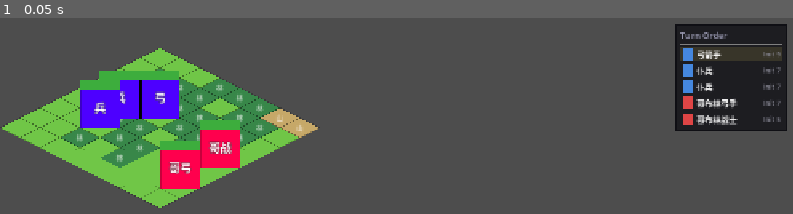
Above: before the commit, frame 1.
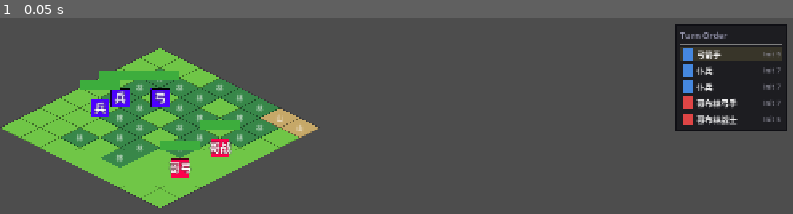
Above: after the commit, the same moment.

Repository: 392fyc/Ship_of_Theseus
Game: Godot game, scene res://scenes/tactical/TacticalScene.tscn
The game is run twice, just before and just after one commit, with the same random seed, the same clock (stepped at 60 frames per second) and the same inputs.
Inputs:
- Up to frame 1 (0.05 s): no input

The runs differ from the first frame. In frame 1, 3.5% of the frame differs, in the area x 10-31%, y 31-88%.

Commit message:
Stabilize TacticalScene script reference and clean GDScript warnings
Remove stale script UID binding in TacticalScene, resolve shadow/integer-division/unused-signal warnings, and scale unit icons to fit within isometric tiles for clearer prototype readability.

Diff:
--- a/scripts/core/game_action.gd
+++ b/scripts/core/game_action.gd
@@ -10,10 +10,10 @@
 var data: Dictionary = {}
 
 
-static func make_move(actor: Unit, to: Vector2i) -> GameAction:
+static func make_move(unit: Unit, to: Vector2i) -> GameAction:
 	var a := GameAction.new()
 	a.type = Type.MOVE
-	a.actor = actor
+	a.actor = unit
 	a.target_pos = to
 	return a
 
@@ -40,8 +40,8 @@
 	return a
 
 
-static func make_end_turn(actor: Unit) -> GameAction:
+static func make_end_turn(unit: Unit) -> GameAction:
 	var a := GameAction.new()
 	a.type = Type.END_TURN
-	a.actor = actor
+	a.actor = unit
 	return a
--- a/scripts/core/tactical_manager.gd
+++ b/scripts/core/tactical_manager.gd
@@ -11,7 +11,6 @@
 var battle_active: bool = false
 
 signal battle_started
-signal unit_action_completed(unit: Unit)
 signal unit_killed(unit: Unit)
 
 enum InputState { IDLE, UNIT_SELECTED, ATTACK_SELECT, ANIMATING }
--- a/scripts/units/unit.gd
+++ b/scripts/units/unit.gd
@@ -48,6 +48,7 @@
 const HP_CRIT_COLOR  := Color(0.82, 0.18, 0.18)
 const HP_BAR_BG      := Color(0.15, 0.15, 0.18)
 const HP_BAR_BORDER  := Color(0.06, 0.06, 0.08)
+const UNIT_ICON_SCALE: Vector2 = Vector2(0.45, 0.45)
 
 # ── 节点引用 ─────────────────────────────────────────
 @onready var sprite: AnimatedSprite2D = $Sprite
@@ -126,6 +127,7 @@
 
 func _apply_visuals() -> void:
 	sprite.self_modulate = FACTION_COLORS.get(faction, Color.WHITE)
+	sprite.scale = UNIT_ICON_SCALE
 
 	# B-style HP bar: dark bg with border
 	var bg_style := StyleBoxFlat.new()
--- a/scripts/units/unit_stats.gd
+++ b/scripts/units/unit_stats.gd
@@ -60,7 +60,7 @@
 
 
 func get_crit(weapon_crit: int = 0) -> int:
-	return weapon_crit + dex / 2
+	return weapon_crit + int(dex / 2.0)
 
 
 func get_crit_avoid() -> int:
Not shown: 1 places in scenes/tactical/TacticalScene.tscn that only renumber resources
